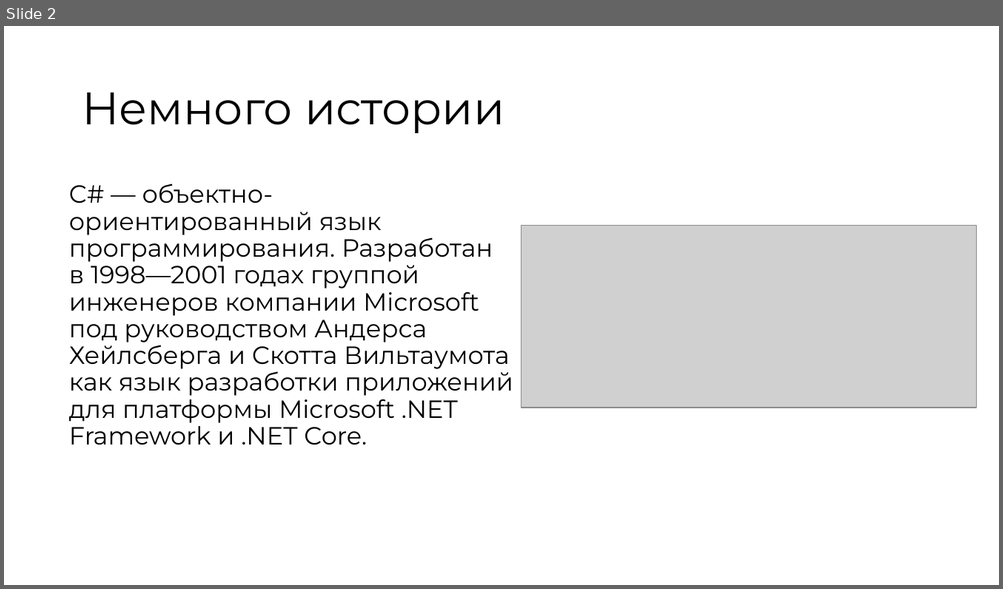
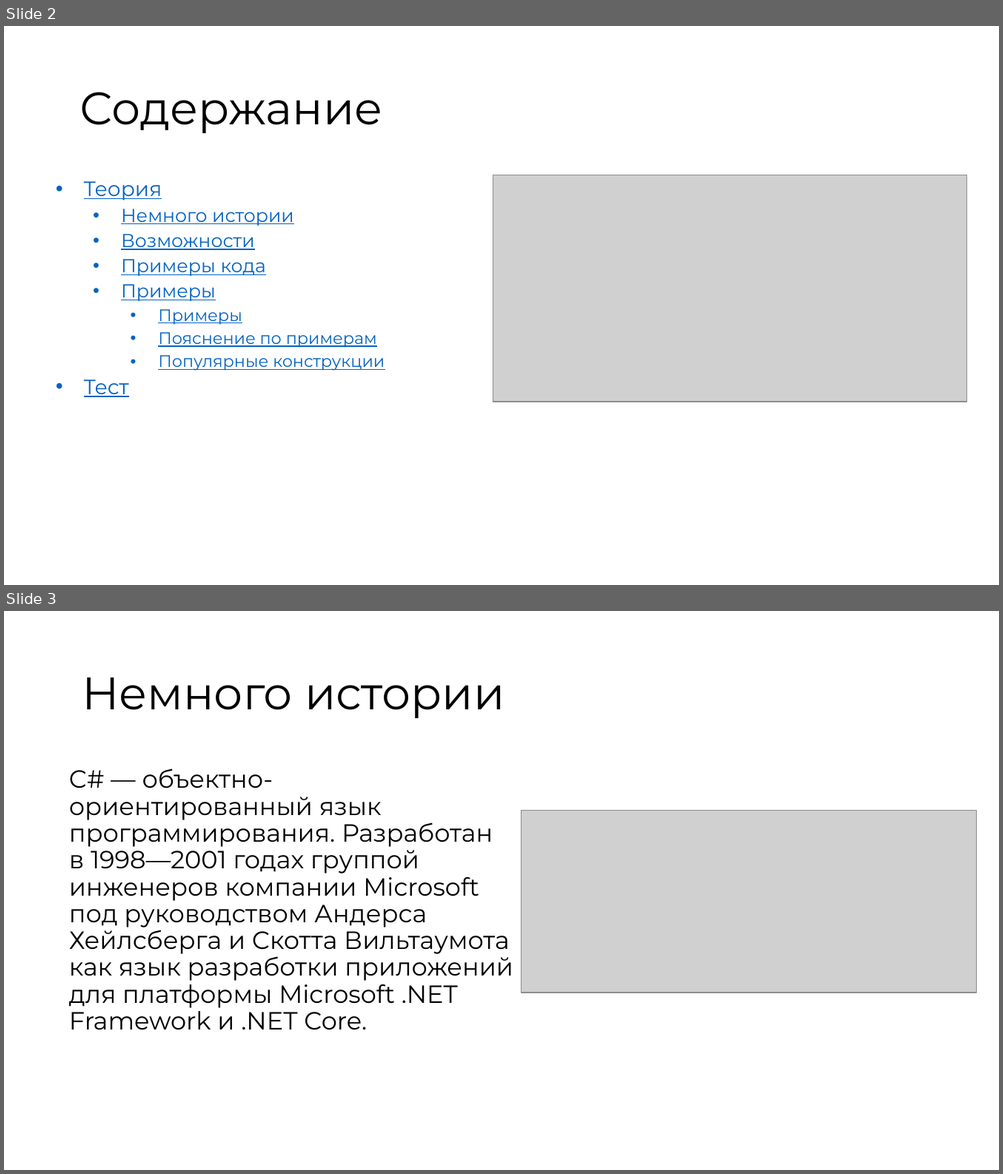
Before and after one commit to suai-materials/abstracts, a slide deck: IT/Лабораторные работы/Тест.pptx. Shown one above the other, each under a label of ours: slide 2 before the commit, slides 2 and 3 after it. The pictures are 1003x589 and 1003x1174 pixels, drawn with LibreOffice and Linux fonts; fonts in the diff are those of the drawing; grey boxes stand for pictures. Boxes give left, top, right and bottom in pixels: in the first picture for what was removed or moved away, otherwise in the second. Text is boxed around its words. In the diff, an @@ line names an element or a change of style, - is before the commit and + after.

```diff
--- a/IT/Лабораторные работы/Тест.pptx
+++ b/IT/Лабораторные работы/Тест.pptx
@@ slide 2 added at box(4, 26, 999, 585), background #FFFFFF @@
@@ title added at box(79, 92, 382, 133), 44 pt, text #000000 @@
+Содержание
@@ picture added at box(492, 175, 967, 402) @@
@@ text added at box(84, 181, 384, 371), 16 pt, text #0563C1, underline @@
+  • Теория
+    • Немного истории
+    • Возможности
+    • Примеры кода
+    • Примеры
+      • Примеры
+      • Пояснение по примерам
+      • Популярные конструкции
+  • Тест
@@ what was slide 2 is now slide 3 @@
```
Also in this commit, not shown: 3 slides changed, 7 other slides added, 1 slide removed, 2 other files.
